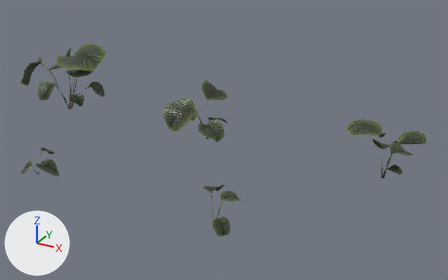
Renders of the glTF model public/assets/trees/calathea_orbifolia_01.glb from each side of a commit.
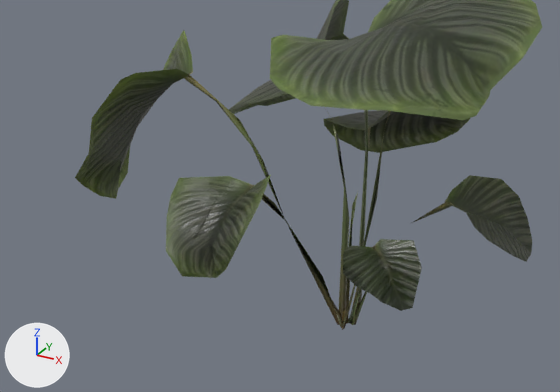
The first picture shows the older version from a 50 mm lens placed at (1.63, -2.77, 1.4), pointed at (0.21, -0.19, 0.11). The close-ups show the older and then the newer version on the part from 2% to 24% of the width and 18% to 43% of the height of that picture. Only the edits that show in the close-ups are written down. Arrows for +X, +Y and +Z are at lower left; the lights stay in place. Vertices at exactly the same position are counted once.

In view in the first close-up: 'calathea_orbifolia_01_a'.
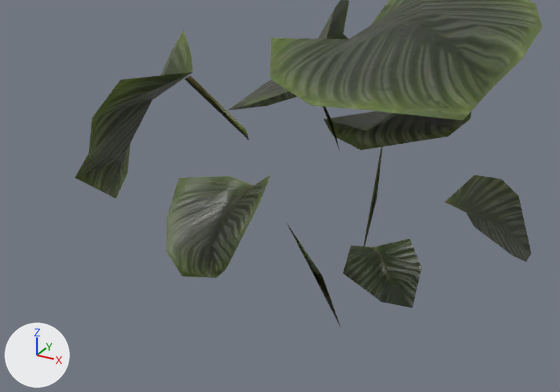
Boxes (x1, y1, x2, y2) around the edits, measured in the close-ups (560 x 392 px):
'calathea_orbifolia_01_a', reshaped: before (75, 0, 542, 330); after (75, 0, 542, 325)
part 1 of me_plane_014, deleted (green): before (350, 110, 368, 325)
part 2 of me_plane_014, deleted: before (351, 201, 454, 325)
part 3 of me_plane_014, deleted: before (342, 192, 358, 323)
part 4 of me_plane_014, deleted: before (347, 289, 361, 323)
part 5 of me_plane_014, reshaped: before (75, 0, 536, 330); after (91, 0, 536, 267)

The change, as a list of edits to the scene's bpy script:
```text
Change me_plane_014:
    used by ob_calathea_orbifolia_01_a; location = (-1.0, 0.0, 0.0)
    remove me_plane_014.from_pydata(...)  # 273 vertices, 329 faces; spans x -0.293..0.307, y -0.208..0.315, z -0.007..0.414
    add me_plane_014.from_pydata(...)  # 113 vertices, 108 faces; spans x -0.293..0.307, y -0.208..0.315, z -0.007..0.414
    me_plane_014 part 1: the loose piece of 11 vertices spanning x 0.001..0.076, y -0.002..0.021, z -0.004..0.346 is deleted
    me_plane_014 part 2: the loose piece of 10 vertices spanning x 0.004..0.105, y -0.004..0.082, z -0.004..0.138 is deleted
    me_plane_014 part 3: the loose piece of 6 vertices spanning x -0.023..0.003, y -0.005..0.065, z -0.003..0.136 is deleted
    me_plane_014 part 4: the loose piece of 5 vertices spanning x 0.002..0.074, y -0.021..0.001, z -0.003..0.106 is deleted
    me_plane_014 part 5: 135 vertices removed from x -0.29..0.306, y -0.207..0.312, z -0.007..0.403; 10 vertices added at x -0.2..0.174, y -0.138..0.131, z 0.118..0.395
    other edits to the shape of me_plane_014 do not show in these pictures
```
